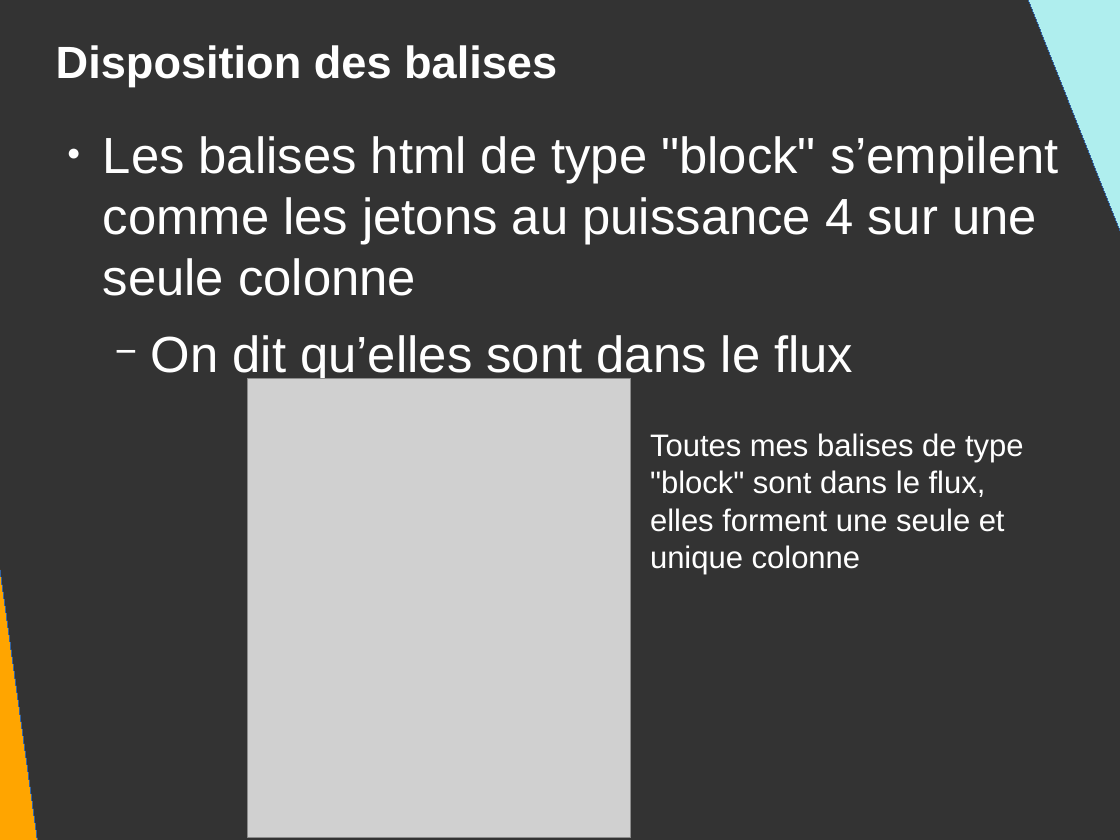
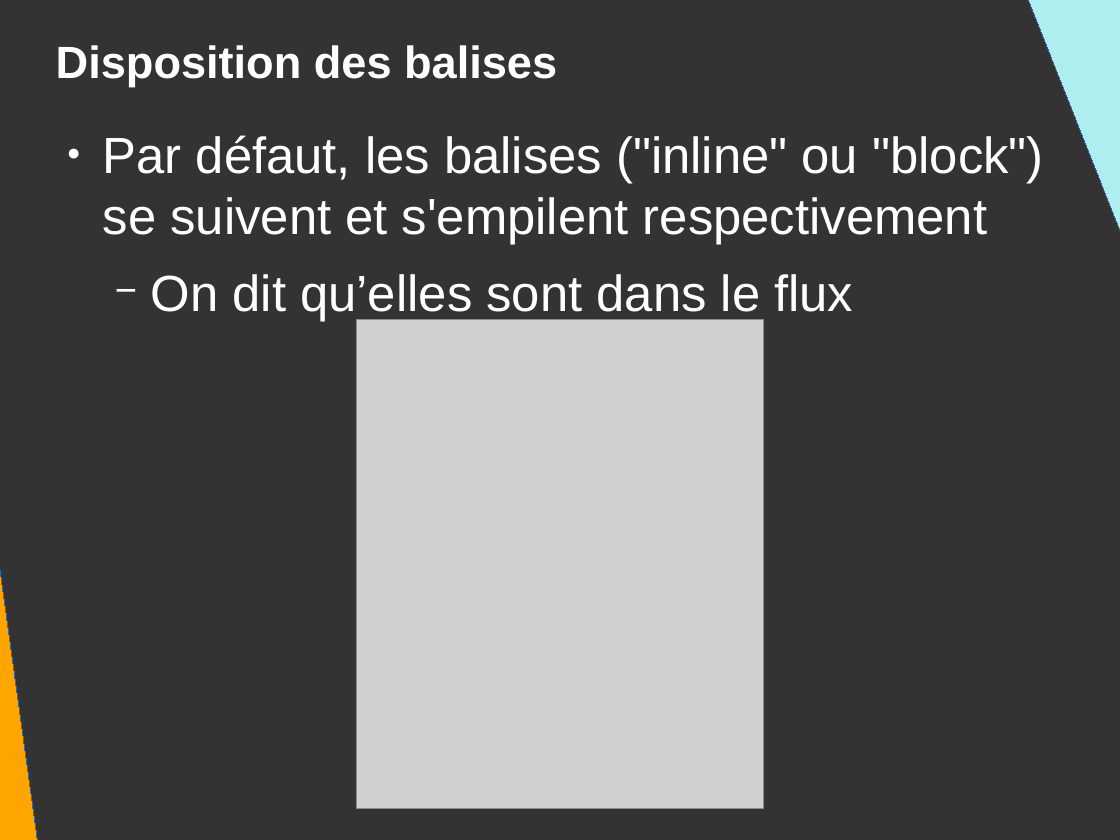
Before and after one commit to DanYellow/presentations, a slide deck: slide 49 of mmi/html/travaux-pratiques/numero-2/presentation.odp (slide 46 before the commit). Drawn at 1120x840 pixels with LibreOffice and Linux fonts; fonts in the diff are those of the drawing; grey boxes stand for pictures. Boxes give left, top, right and bottom in pixels: in the first picture for what was removed or moved away, otherwise in the second. Text is boxed around its words. In the diff, an @@ line names an element or a change of style, - is before the commit and + after.

```diff
--- a/mmi/html/travaux-pratiques/numero-2/presentation.odp
+++ b/mmi/html/travaux-pratiques/numero-2/presentation.odp
@@ text at [103,135,1043,244]: text changed @@
-● Les balises html de type "block" s’empilent comme les jetons au puissance 4 sur une seule colonne
+● Par défaut, les balises ("inline" ou "block") se suivent et s'empilent respectivement
@@ picture: place and size @@
-picture at [248,378,631,837]
+picture at [357,320,764,809]
@@ text removed at [650,433,1024,574] @@
-Toutes mes balises de type "block" sont dans le flux, elles forment une seule et unique colonne
```
Also in this commit, not shown: 2 other slides changed, 17 slides added, 1 slide removed, 3 other files.
